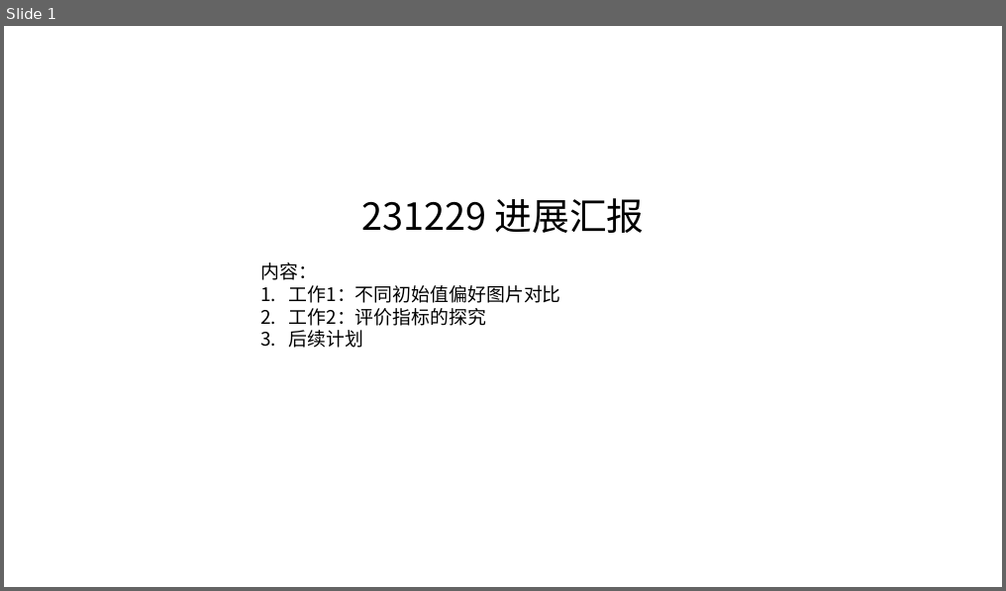
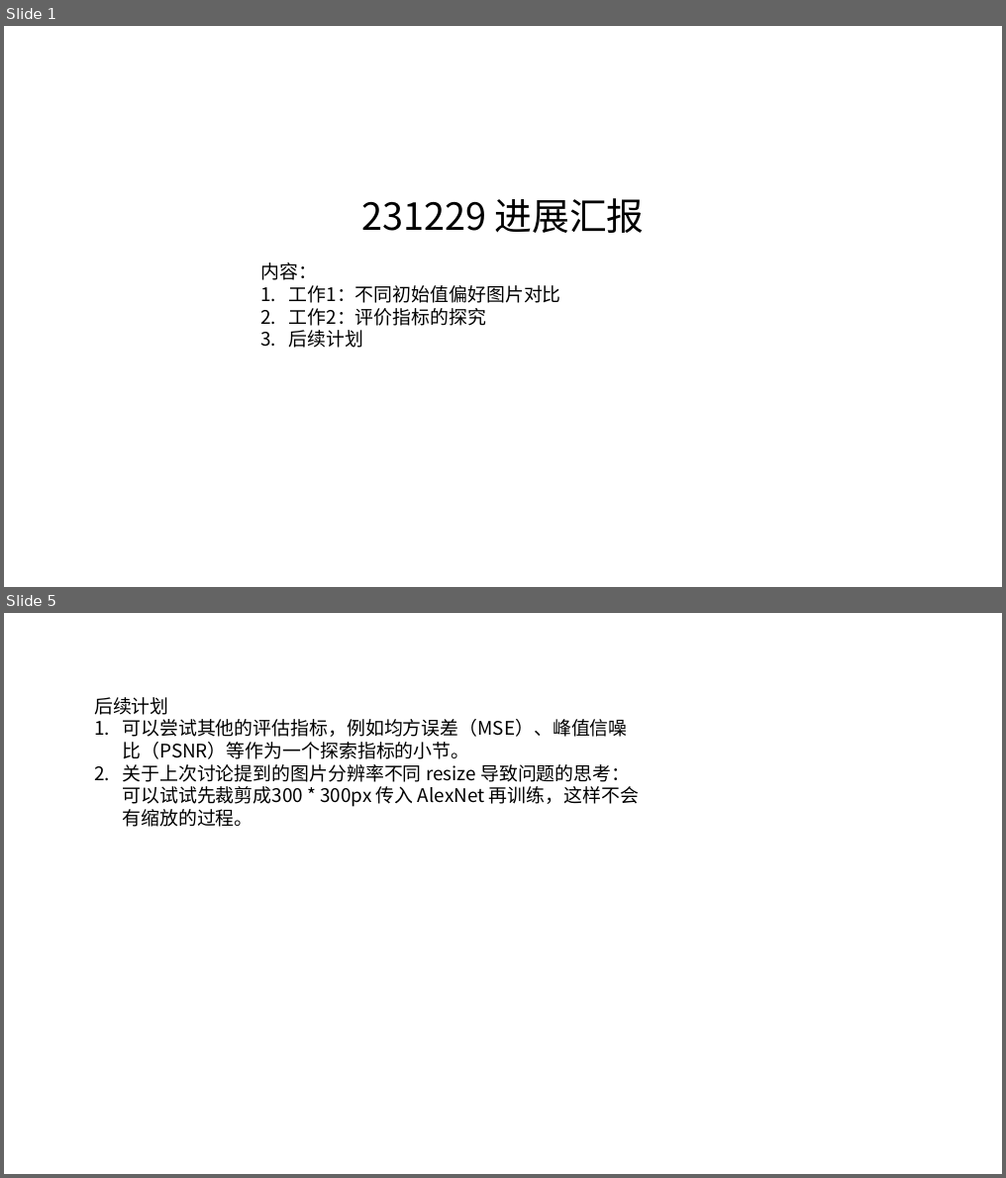
Before and after one commit to Kurisuzzz/LearnEveryDay, a slide deck: work/231229_进展汇报.pptx. Shown one above the other, each under a label of ours: slide 1 before the commit, slides 1 and 5 after it; the slides between them are not shown. The pictures are 1006x591 and 1006x1178 pixels, drawn with LibreOffice and Linux fonts; fonts in the diff are those of the drawing. Boxes give left, top, right and bottom in pixels: in the first picture for what was removed or moved away, otherwise in the second. Text is boxed around its words. In the diff, an @@ line names an element or a change of style, - is before the commit and + after.

```diff
--- a/work/231229_进展汇报.pptx
+++ b/work/231229_进展汇报.pptx
@@ slide 5 added at (4,613,1002,1174), background #FFFFFF @@
@@ text added at (94,697,639,827), 18 pt, text #000000 @@
+后续计划
+1. 可以尝试其他的评估指标，例如均方误差（MSE）、峰值信噪比（PSNR）等作为一个探索指标的小节。
+2. 关于上次讨论提到的图片分辨率不同 resize 导致问题的思考：可以试试先裁剪成300 * 300px 传入 AlexNet 再训练，这样不会有缩放的过程。
```
Also in this commit, not shown: 2 slides changed, 1 other slide added, 1 slide removed, 2 other files.
